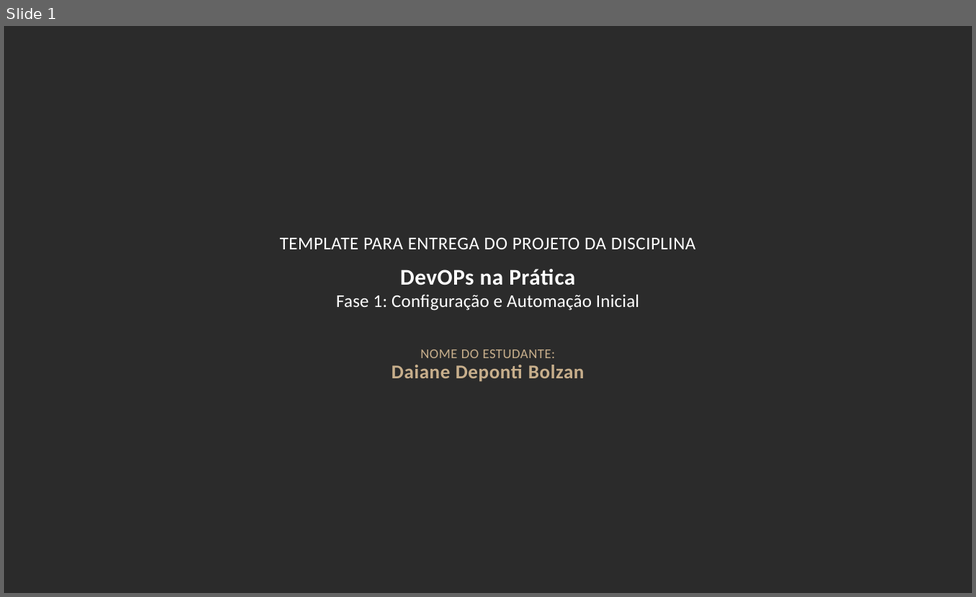
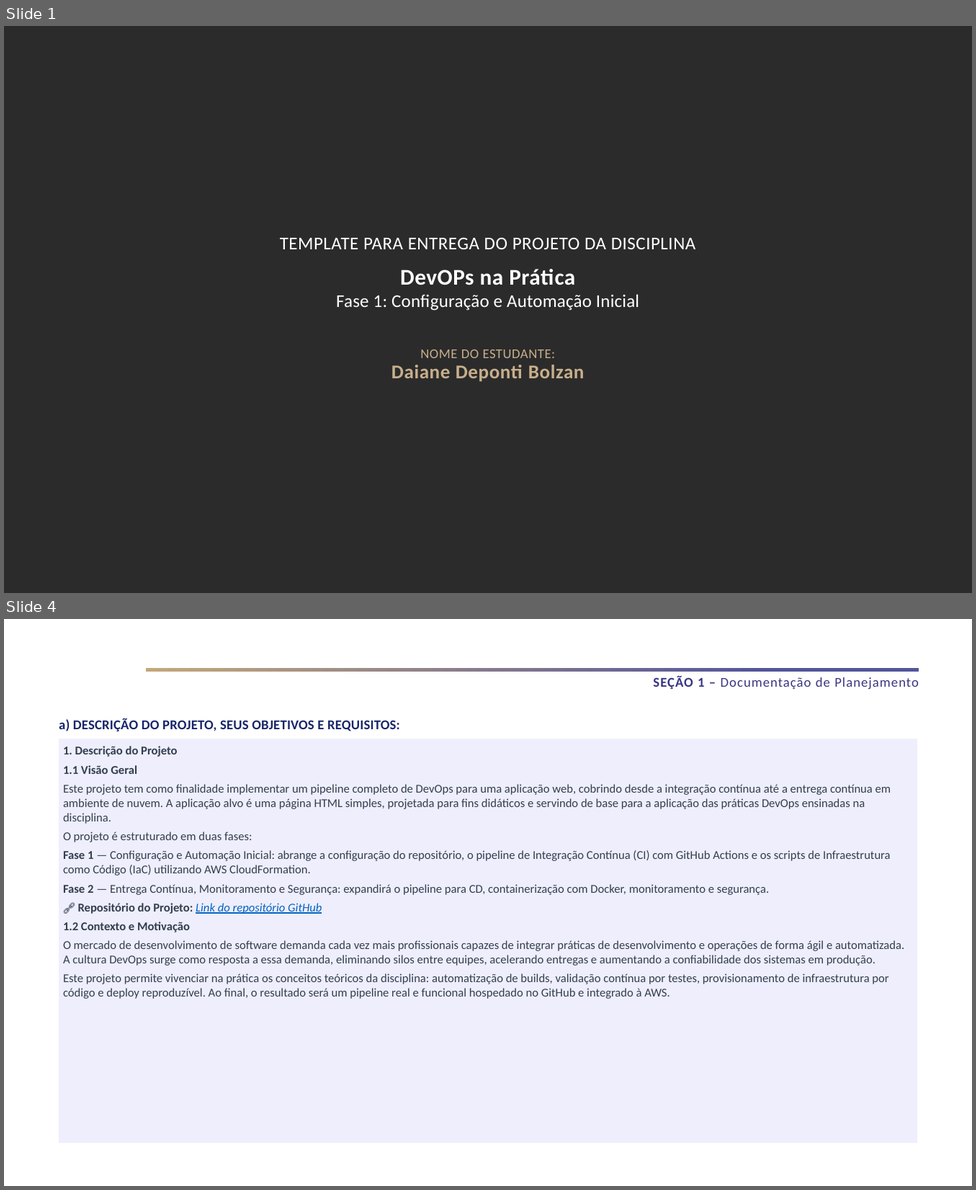
Before and after one commit to Daaaiii/Devops, a slide deck: Daiane Bolzan - Fase 1 - DevOps na Prática.pptx. Shown one above the other, each under a label of ours: slide 1 before the commit, slides 1 and 4 after it; the slides between them are not shown. The pictures are 976x597 and 976x1190 pixels, drawn with LibreOffice and Linux fonts; fonts in the diff are those of the drawing; background and template pictures are left out; a plain dark background stands for a picture behind light text. Boxes give left, top, right and bottom in pixels: in the first picture for what was removed or moved away, otherwise in the second. Text is boxed around its words. In the diff, an @@ line names an element or a change of style, - is before the commit and + after.

Commit message:
atualizando documentação da Fase 1 para incluir a conclusão da proteção da branch `main`

```diff
--- a/Daiane Bolzan - Fase 1 - DevOps na Prática.pptx
+++ b/Daiane Bolzan - Fase 1 - DevOps na Prática.pptx
@@ slide 4 added at (x1=4, y1=619, x2=972, y2=1186), background #FFFFFF @@
@@ rectangle added at (x1=145, y1=668, x2=918, y2=672), fill gradient #C3A77A to #53559B @@
@@ text added at (x1=653, y1=676, x2=918, y2=689), 18 pt, text #393683 @@
+SEÇÃO 1 – Documentação de Planejamento
@@ text added at (x1=59, y1=718, x2=400, y2=731), 18 pt, text #19266B, bold @@
+a) DESCRIÇÃO DO PROJETO, SEUS OBJETIVOS E REQUISITOS:
@@ text added at (x1=59, y1=739, x2=917, y2=1142), fill #EEEEFC, 16 pt, text #333F50 @@
+1. Descrição do Projeto
+1.1 Visão Geral
+Este projeto tem como finalidade implementar um pipeline completo de DevOps para uma aplicação web, cobrindo desde a integração contínua até a entrega contínua em ambiente de nuvem. A aplicação alvo é uma página HTML simples, projetada para fins didáticos e servindo de base para a aplicação das práticas DevOps ensinadas na disciplina.
+O projeto é estruturado em duas fases:
+Fase 1 — Configuração e Automação Inicial: abrange a configuração do repositório, o pipeline de Integração Contínua (CI) com GitHub Actions e os scripts de Infraestrutura como Código (IaC) utilizando AWS CloudFormation.
+Fase 2 — Entrega Contínua, Monitoramento e Segurança: expandirá o pipeline para CD, containerização com Docker, monitoramento e segurança.
+🔗 Repositório do Projeto: Link do repositório GitHub
+1.2 Contexto e Motivação
+O mercado de desenvolvimento de software demanda cada vez mais profissionais capazes de integrar práticas de desenvolvimento e operações de forma ágil e automatizada. A cultura DevOps surge como resposta a essa demanda, eliminando silos entre equipes, acelerando entregas e aumentando a confiabilidade dos sistemas em produção.
+Este projeto permite vivenciar na prática os conceitos teóricos da disciplina: automatização de builds, validação contínua por testes, provisionamento de infraestrutura por código e deploy reproduzível. Ao final, o resultado será um pipeline real e funcional hospedado no GitHub e integrado à AWS.
```
Also in this commit, not shown: 13 other slides added, 5 slides removed, 1 other file.
